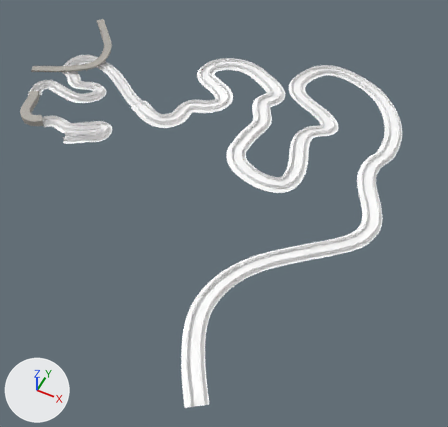
The FBX model Assets/Static/City/City 1-1/city1-1.fbx: old version first, new version second.
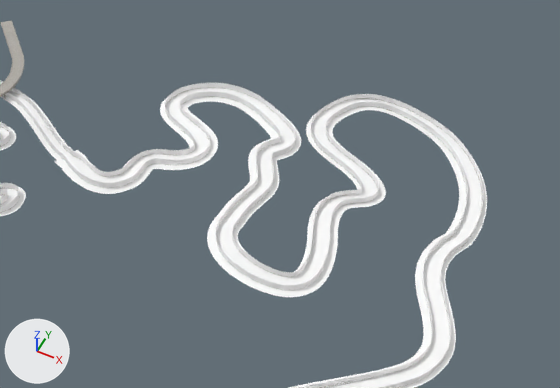
Each version is shown whole from a 50 mm camera at (22.8, -20.6, 22.3) aimed at (12.0, 0.9, -4.6), then close up on the part from 21% to 100% of the width and 2% to 58% of the height. Every picture has the same lights, and +X, +Y and +Z are marked at lower left. Where no turn or scale is listed for an object, it has been applied to the vertices. Vertices at the same position are counted once.

Before the edit, the objects in view are built like this:
```python
me_mesh_021 = bpy.data.meshes.new('Mesh.021')
me_mesh_021.from_pydata(...)  # 3410 vertices, 3090 faces; spans x 4.7..20.3, y -10.4..16.3, z -4.4..-1.9
me_mesh_021.materials.append(mat_mat_track_part03)  # its picture is missing
me_mesh_023 = bpy.data.meshes.new('Mesh.023')
me_mesh_023.from_pydata(...)  # 1546 vertices, 925 faces; spans x 4.6..20.6, y -10.6..16.5, z -4.5..-1.8
me_mesh_023.materials.append(mat_mat_track_part03)  # its picture is missing
me_mesh_024 = bpy.data.meshes.new('Mesh.024')
me_mesh_024.from_pydata(...)  # 3972 vertices, 1982 faces; spans x -1.3..20.4, y -10.4..16.3, z -4.4..0.3
me_mesh_024.materials.append(mat_mat_transparent_wall)  # white #ffffff
ob_buffer_part02 = bpy.data.objects.new('buffer_part02', me_mesh_023)
ob_buffer_part02.location = (0.0, 0.0, 0.0)
ob_invisible_wall = bpy.data.objects.new('invisible_wall', me_mesh_024)
ob_invisible_wall.location = (0.0, 0.0, 0.0)
ob_track_part02 = bpy.data.objects.new('track_part02', me_mesh_021)
ob_track_part02.location = (0.0, 0.0, 0.0)
# also in view: 'buffer_part01' at (2.1, 2.2, -1.0); 'track_part01' at (2.1, 2.2, -1.0); 'polySurface22' at (-1.0, 6.7, -0.9)
```
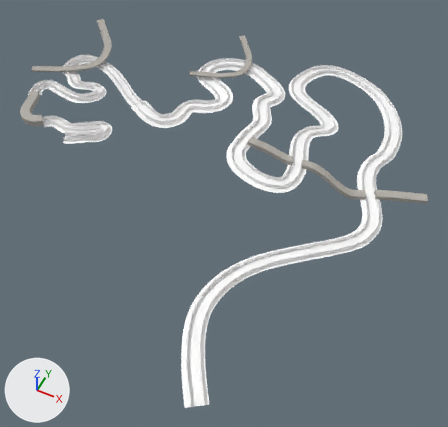
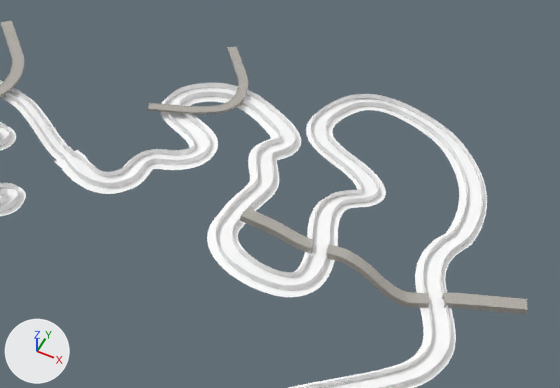
Where the newer file only moved an object's origin or applied its transform, the numbers keep the older frame.

Location of each change, [x1, y1, x2, y2] in pixels of the close-ups (560 x 388 px):
'tunnel02', added
    after: [240, 208, 528, 314]
'bridge02', added
    after: [148, 46, 248, 117]
part 1 of me_mesh_024, deleted
    before: [240, 208, 447, 307]

The change, as a diff of the scene's bpy script:
```diff
--- a/Assets/Static/City/City 1-1/city1-1.fbx.py
+++ b/Assets/Static/City/City 1-1/city1-1.fbx.py
@@ mat_pasted__mat_concrete_tunnel1 @@
+mat_pasted__mat_concrete_tunnel1 = principled_material('pasted__mat_concrete_tunnel1')
+mat_pasted__mat_concrete_tunnel1.texture = img_concrete_tunnel_png  # with its transparency
+mat_pasted__mat_concrete_tunnel1.roughness = 0.749
@@ me_mesh_024 @@
 # used by ob_invisible_wall; location = (0.0, 0.0, 0.0)
-me_mesh_024.from_pydata(...)  # 3972 vertices, 1982 faces; spans x -1.3..20.4, y -10.4..16.3, z -4.4..0.3
+me_mesh_024.from_pydata(...)  # 3926 vertices, 1954 faces; spans x -1.3..20.4, y -10.4..16.3, z -4.4..0.3
+# me_mesh_024 part 1: 46 vertices removed from x 11.7..19.6, y 4.6..6.1, z -4.3..-2.2
 me_mesh_024.materials.append(mat_mat_transparent_wall)
@@ me_mesh_026 @@
+me_mesh_026.from_pydata(...)  # 2178 vertices, 2154 faces; spans x 5.79..9.02, y 8.14..13.98, z -1.97..-1.55
+me_mesh_026.materials.append(mat_pasted__mat_concrete_tunnel1)  # picture img_concrete_tunnel_png
@@ me_mesh_025 @@
+me_mesh_025.from_pydata(...)  # 1606 vertices, 1484 faces; spans x -0.05..10.62, y -0.26..2.25, z -2.06..0.15
+me_mesh_025.materials.append(mat_mat_concrete_tunnel)  # picture img_concrete_tunnel_png
@@ ob_bridge02 @@
+ob_bridge02 = bpy.data.objects.new('bridge02', me_mesh_026)
+ob_bridge02.location = (0.0, 0.0, 0.0)
@@ ob_tunnel02 @@
+ob_tunnel02 = bpy.data.objects.new('tunnel02', me_mesh_025)
+ob_tunnel02.location = (11.76, 4.88, -2.33)
```
